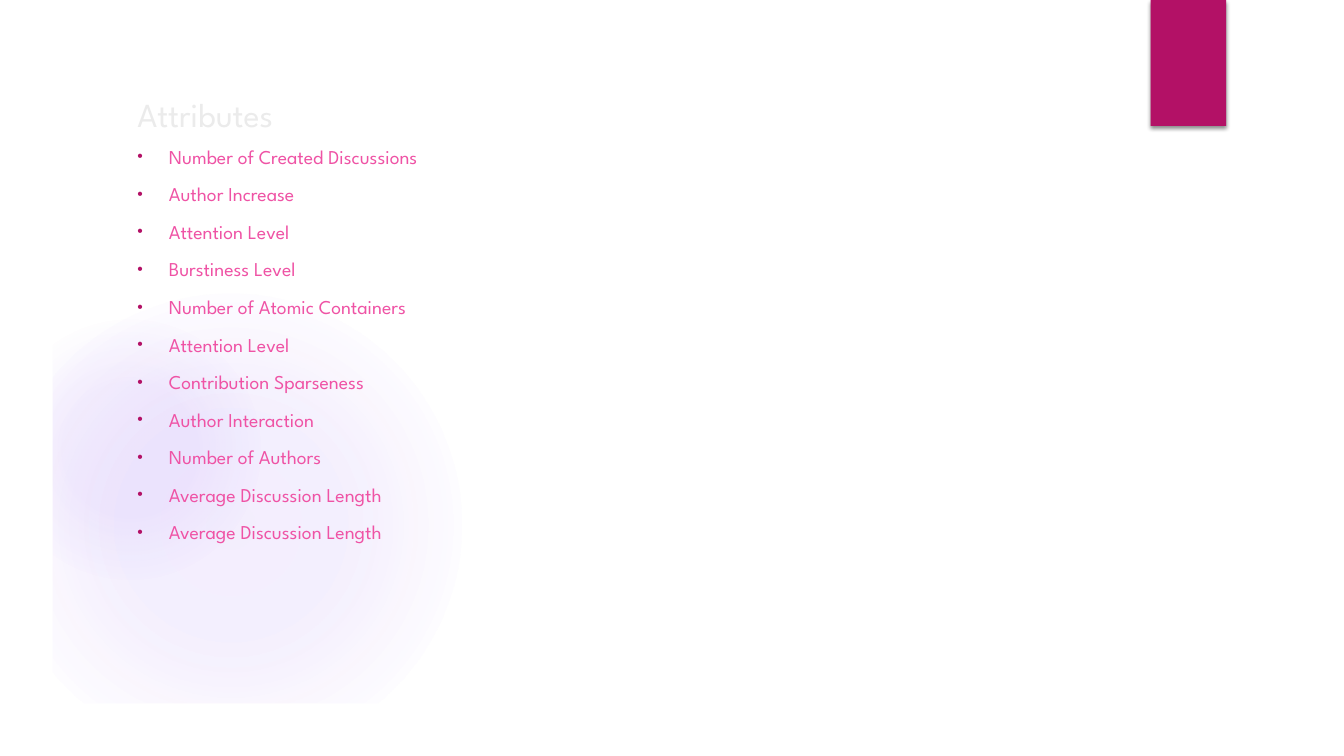
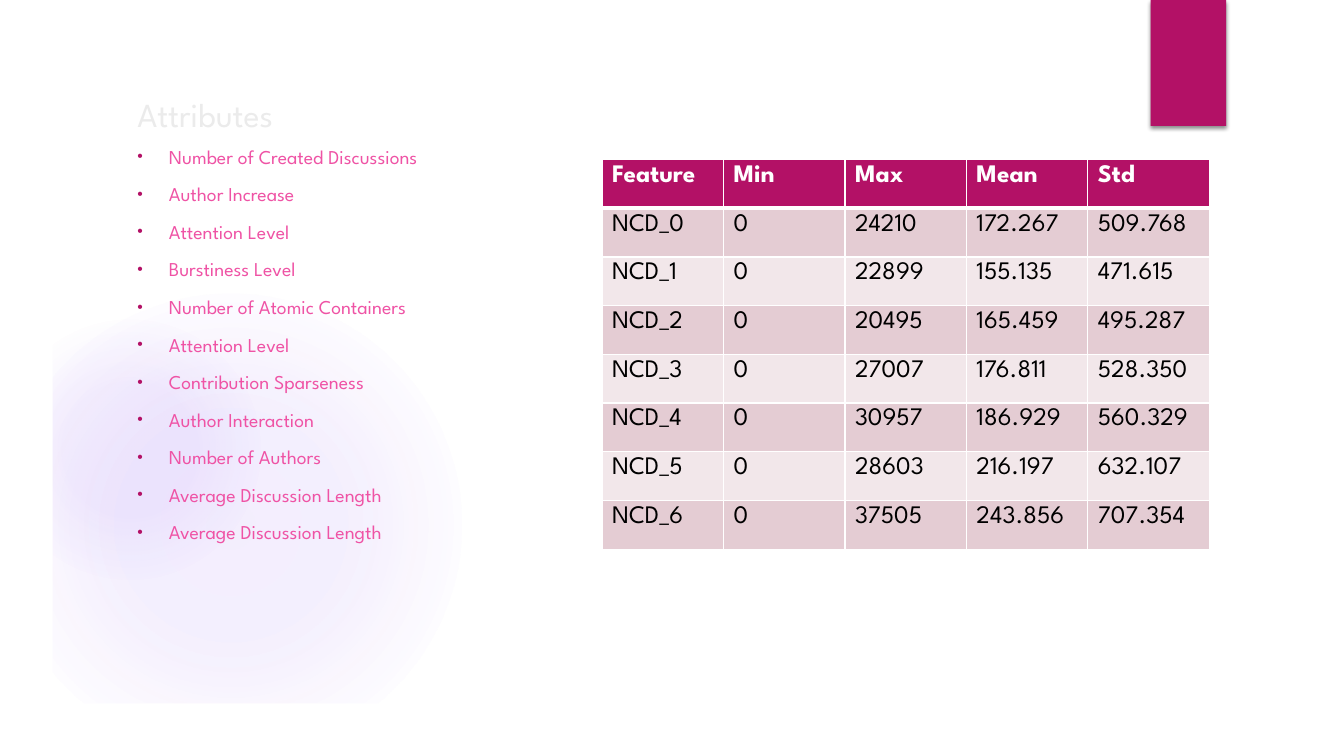
Before and after one commit to Austhyma/DataMining_Project, a slide deck: slide 4 of FinalPresentation.pptx. Drawn at 1344x756 pixels with LibreOffice and Linux fonts; fonts in the diff are those of the drawing; background and template pictures are left out. Boxes give left, top, right and bottom in pixels: in the first picture for what was removed or moved away, otherwise in the second. Text is boxed around its words. In the diff, an @@ line names an element or a change of style, - is before the commit and + after.

```diff
--- a/FinalPresentation.pptx
+++ b/FinalPresentation.pptx
@@ table added at bbox=[602, 159, 1212, 549], 8 rows, 5 columns @@
+Feature | Min | Max | Mean | Std
+NCD_0 | 0 | 24210 | 172.267 | 509.768
+NCD_1 | 0 | 22899 | 155.135 | 471.615
+NCD_2 | 0 | 20495 | 165.459 | 495.287
+NCD_3 | 0 | 27007 | 176.811 | 528.350
+NCD_4 | 0 | 30957 | 186.929 | 560.329
+NCD_5 | 0 | 28603 | 216.197 | 632.107
+NCD_6 | 0 | 37505 | 243.856 | 707.354
```
Also in this commit, not shown: 9 other slides changed, 8 slides added, 3 slides removed.
